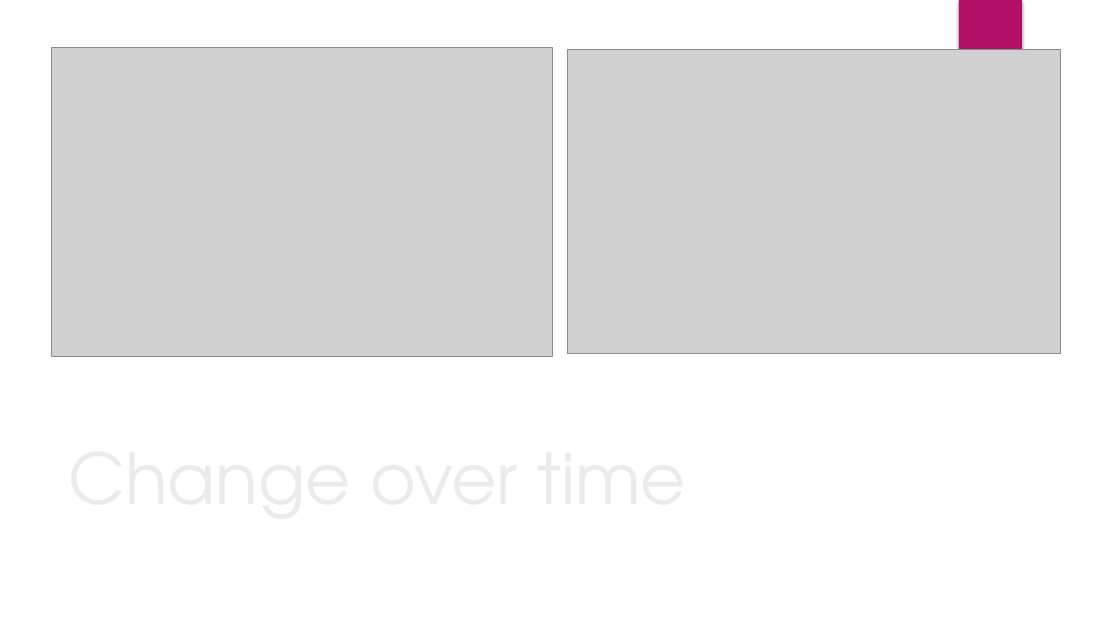
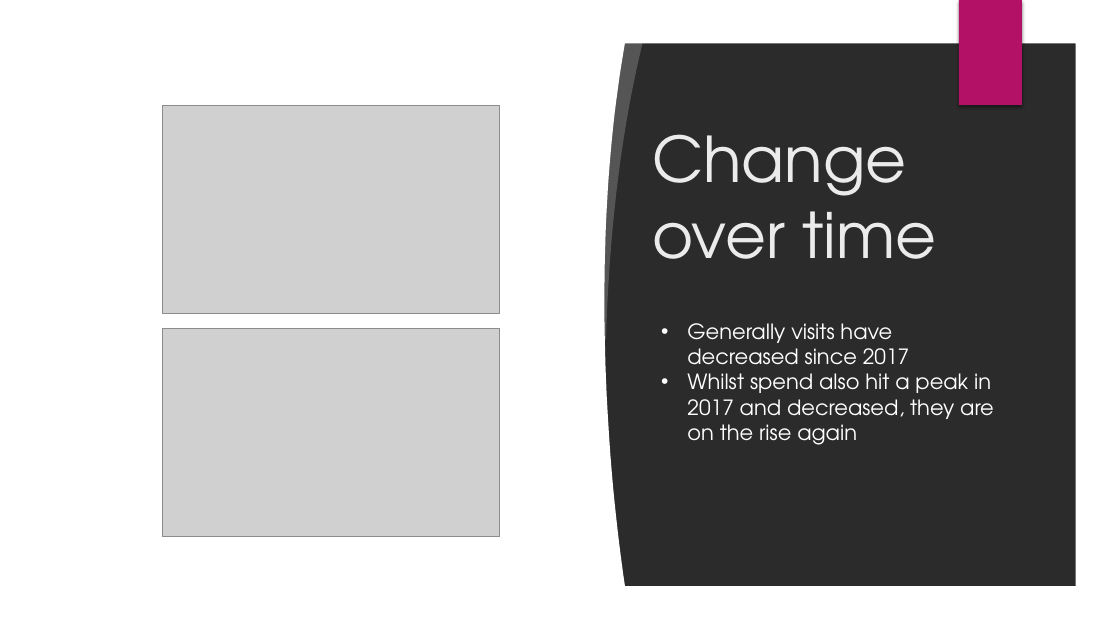
Before and after one commit to louiseshambrook/visit_scotland_final_project, a slide deck: slide 13 of presentation/visit_scotland_presentation.pptx. Drawn at 1120x630 pixels with LibreOffice and Linux fonts; fonts in the diff are those of the drawing; grey boxes stand for pictures; background and template pictures are left out; a plain dark background stands for a picture behind light text. Boxes give left, top, right and bottom in pixels: in the first picture for what was removed or moved away, otherwise in the second. Text is boxed around its words. In the diff, an @@ line names an element or a change of style, - is before the commit and + after.

```diff
--- a/presentation/visit_scotland_presentation.pptx
+++ b/presentation/visit_scotland_presentation.pptx
@@ rectangle removed at (959,0,1022,105) @@
@@ rectangle added at (959,0,1022,105), fill #B31166 @@
@@ rectangle: place and size @@
-rectangle at (0,0,1120,630)
+rectangle at (39,37,519,593)
@@ rectangle at (39,37,519,593): mirrored @@
@@ freeform shape added at (511,37,626,593), fill #FFFFFF @@
@@ freeform shape added at (579,35,644,341), fill #FFFFFF at 20% opacity @@
@@ picture: place and size @@
-picture at (51,47,552,356)
+picture at (162,105,499,313)
@@ title "Change over time": place and size @@
-title "Change over time" at (60,415,1060,523)
+title "Change over time" at (652,134,936,259)
@@ title "Change over time" at (652,134,936,259): size 60 to 54 pt @@
@@ picture: place and size @@
-picture at (567,50,1060,355)
+picture at (162,329,499,537)
@@ text added at (687,323,994,445), 18 pt, text #FFFFFF @@
+• Generally visits have decreased since 2017
+• Whilst spend also hit a peak in 2017 and decreased, they are on the rise again
@@ freeform shape removed at (23,360,329,437) @@
```
Also in this commit, not shown: 8 other slides changed, 1 slide added, 1 slide removed, 2 other files.
